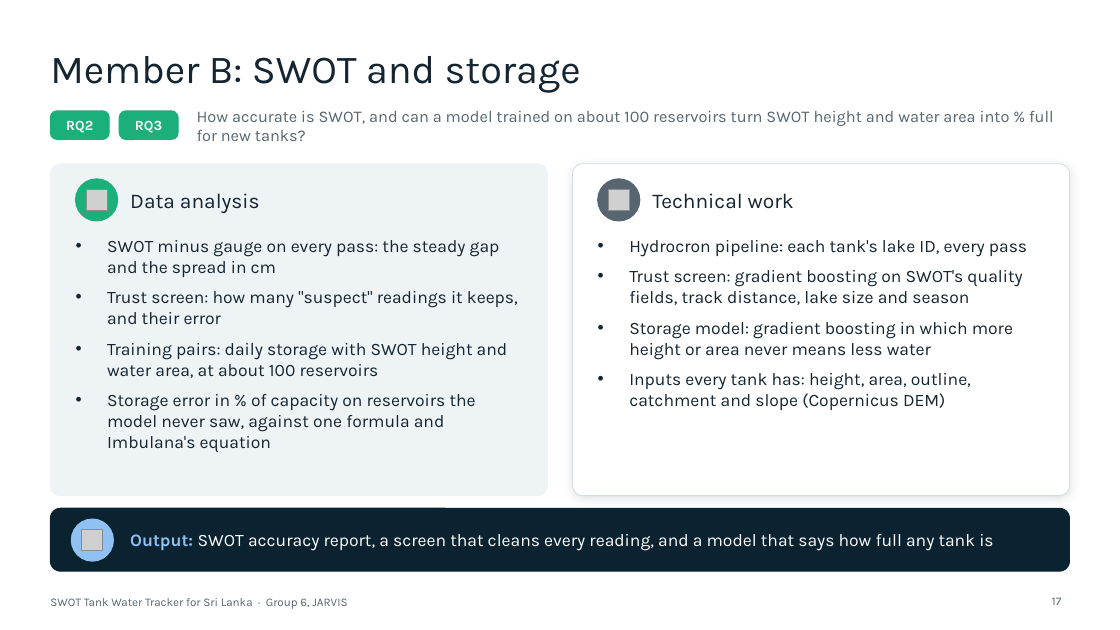
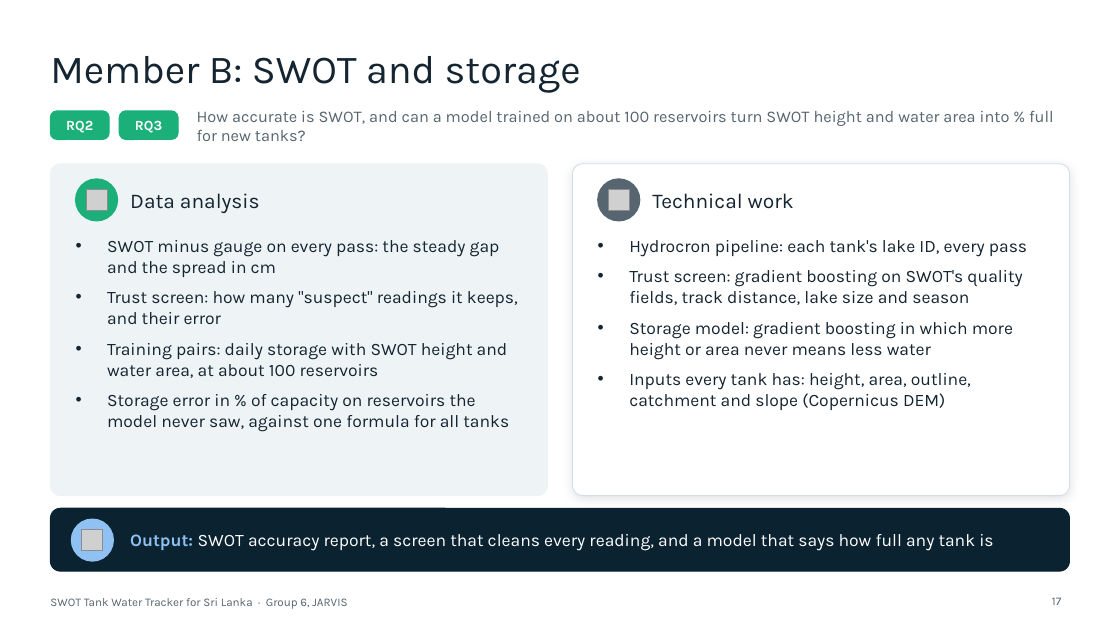
Before and after one commit to jarvis-uom/swot-tank-tracker-site, a slide deck: slide 17 of site/assets/docs/swot-tank-tracker-proposal-talk.pptx. Drawn at 1120x630 pixels with LibreOffice and Linux fonts; fonts in the diff are those of the drawing; grey boxes stand for pictures. Boxes give left, top, right and bottom in pixels: in the first picture for what was removed or moved away, otherwise in the second. Text is boxed around its words. In the diff, an @@ line names an element or a change of style, - is before the commit and + after.

```diff
--- a/site/assets/docs/swot-tank-tracker-proposal-talk.pptx
+++ b/site/assets/docs/swot-tank-tracker-proposal-talk.pptx
@@ text at [107,394,509,432]: text changed @@
-• Storage error in % of capacity on reservoirs the model never saw, against one formula and Imbulana's equation
+• Storage error in % of capacity on reservoirs the model never saw, against one formula for all tanks
```
Also in this commit, not shown: 3 other slides changed, 43 other files.
